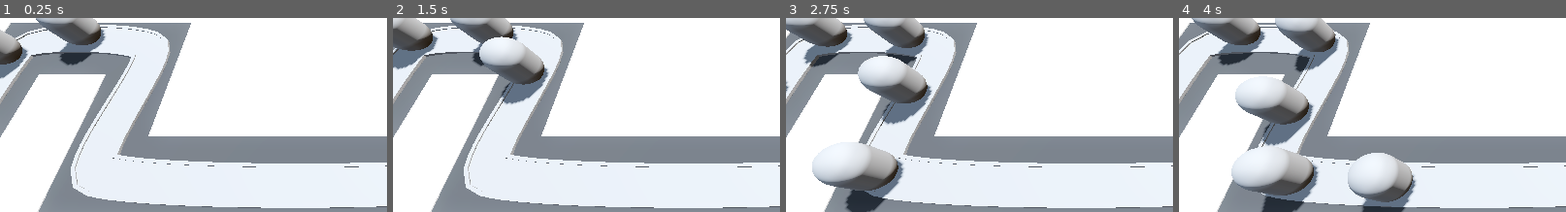
Above: before the commit, frames 1-4 (left to right).
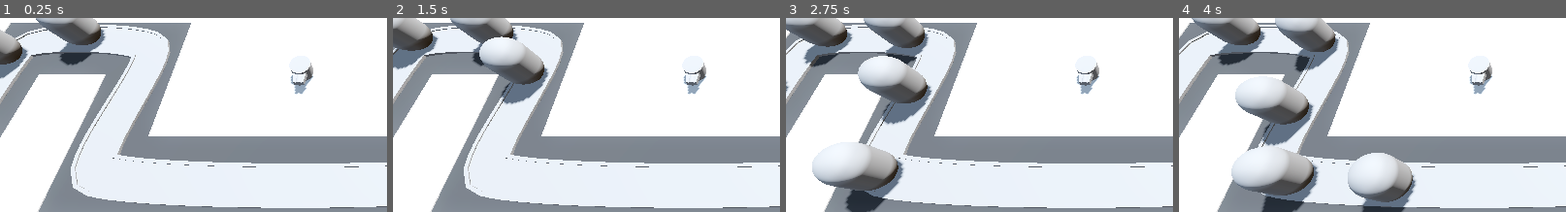
Above: after the commit, the same moments.

Repository: cosmo-the-deer/Barbarian-Blaster
Game: Godot game, scene res://BaseLevel.tscn
Same seed, same stepped clock (60 frames per second), same inputs: the game is played once before the commit and once after it.
Inputs (mouse positions are % of the whole screen's width and height, from its top left):
- Up to frame 1 (0.25 s): no input
- Up to frame 2 (1.5 s): move the mouse to (72, 38) at 0.52 s; press the mouse at (72, 38) at 0.53 s; move the mouse to (30, 49) at 1.27 s; release the mouse at (30, 49) at 1.28 s; click (30, 49) at 1.35 s
- Up to frame 3 (2.75 s): move the mouse to (60, 19) at 2.02 s; press the mouse at (60, 19) at 2.03 s
- Up to frame 4 (4 s): move the mouse to (45, 66) at 2.77 s; release the mouse at (45, 66) at 2.78 s; click (45, 66) at 2.85 s; move the mouse to (80, 61) at 3.52 s; press the mouse at (80, 61) at 3.53 s
The pictures show only the part of the screen within x 0-50%, y 19-69%; the shares and areas given below are measured in that part.

The runs differ from the first frame. In frame 1, 0.4% of the frame differs, in the area x 74-81%, y 23-40%; in frame 2, 0.4%; in frame 3, 0.4%; in frame 4, 0.4%.

Commit message:
Building Towers

Diff:
--- a/BaseLevel.tscn
+++ b/BaseLevel.tscn
@@ -1,9 +1,11 @@
-[gd_scene load_steps=10 format=3 uid="uid://cshy5hwwjb5uo"]
+[gd_scene load_steps=12 format=3 uid="uid://cshy5hwwjb5uo"]
 
 [ext_resource type="PackedScene" uid="uid://buitk7kbuq4l0" path="res://RayPickerCamera/ray_picker_camera.tscn" id="1_knq2t"]
 [ext_resource type="MeshLibrary" uid="uid://pvar3xuw7aos" path="res://MeshLibraries/SpaceLibary.tres" id="1_lvb7b"]
 [ext_resource type="PackedScene" uid="uid://d2ysy2j5t7sdf" path="res://Enemy/enemy.tscn" id="2_5x8ra"]
 [ext_resource type="PackedScene" uid="uid://dn6xye7s7s1jp" path="res://base/base.tscn" id="3_o2j4u"]
+[ext_resource type="Script" uid="uid://vbmhpybewskl" path="res://turret_manager.gd" id="5_cwwxe"]
+[ext_resource type="PackedScene" uid="uid://255k6r0h230e" path="res://Turret/turret.tscn" id="6_ufkdr"]
 
 [sub_resource type="ProceduralSkyMaterial" id="ProceduralSkyMaterial_dq0bh"]
 sky_horizon_color = Color(0.662243, 0.671743, 0.686743, 1)
@@ -121,3 +123,7 @@
 [node name="Enemy5" parent="Path3D" instance=ExtResource("2_5x8ra")]
 transform = Transform3D(0.0388342, 0, -0.999215, 0, 1, 0, 0.999215, 0, 0.0388342, -15.1968, 0, -2.66822)
 progress = 20.0
+
+[node name="TurretManager" type="Node3D" parent="."]
+script = ExtResource("5_cwwxe")
+turret = ExtResource("6_ufkdr")
--- /dev/null
+++ b/Turret/turret.tscn
@@ -0,0 +1,42 @@
+[gd_scene load_steps=5 format=3 uid="uid://255k6r0h230e"]
+
+[sub_resource type="CylinderMesh" id="CylinderMesh_cb20n"]
+height = 1.0
+
+[sub_resource type="CylinderMesh" id="CylinderMesh_5kpma"]
+top_radius = 0.6
+bottom_radius = 0.6
+height = 0.7
+
+[sub_resource type="CylinderMesh" id="CylinderMesh_djkev"]
+top_radius = 0.2
+bottom_radius = 0.2
+height = 0.6
+
+[sub_resource type="BoxMesh" id="BoxMesh_ttsi1"]
+size = Vector3(0.3, 0.3, 1)
+
+[node name="Turret" type="Node3D"]
+
+[node name="TurretBase" type="MeshInstance3D" parent="."]
+transform = Transform3D(1, 0, 0, 0, 1, 0, 0, 0, 1, 0, 0.5, 0)
+mesh = SubResource("CylinderMesh_cb20n")
+
+[node name="TurretTop" type="MeshInstance3D" parent="TurretBase"]
+transform = Transform3D(1, 0, 0, 0, 1, 0, 0, 0, 1, 0, 0.2, 0)
+mesh = SubResource("CylinderMesh_5kpma")
+
+[node name="BarrelMiddle" type="MeshInstance3D" parent="TurretBase/TurretTop"]
+transform = Transform3D(1, 0, 0, 0, -4.37114e-08, -1, 0, 1, -4.37114e-08, 0, 0.055906, 0.80756)
+mesh = SubResource("CylinderMesh_djkev")
+skeleton = NodePath("../..")
+
+[node name="BarrelRight" type="MeshInstance3D" parent="TurretBase/TurretTop/BarrelMiddle"]
+transform = Transform3D(0.990268, 0, -0.139173, 0.139173, -4.37114e-08, 0.990268, -6.08345e-09, -1, -4.3286e-08, 0.2, -0.20756, 0.00205231)
+mesh = SubResource("BoxMesh_ttsi1")
+skeleton = NodePath("../../..")
+
+[node name="BarrelLeft" type="MeshInstance3D" parent="TurretBase/TurretTop/BarrelMiddle"]
+transform = Transform3D(0.990268, 0, 0.139173, -0.139173, -4.37114e-08, 0.990268, 6.08345e-09, -1, -4.3286e-08, -0.2, -0.20756, 0.00205231)
+mesh = SubResource("BoxMesh_ttsi1")
+skeleton = NodePath("../../..")
--- /dev/null
+++ b/turret_manager.gd
@@ -0,0 +1,8 @@
+extends Node3D
+
+@export var turret: PackedScene
+
+# Called when the node enters the scene tree for the first time.
+func _ready() -> void:
+	var new_turret = turret.instantiate()
+	add_child(new_turret)
Not shown, added: turret_manager.gd.uid
